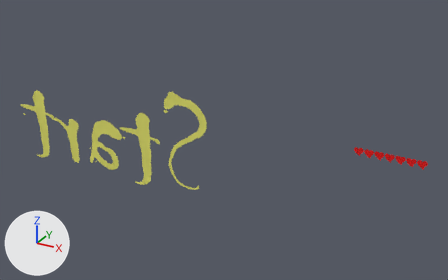
A saved change to the OBJ model Example Space Game/blends/Models/startText.obj.
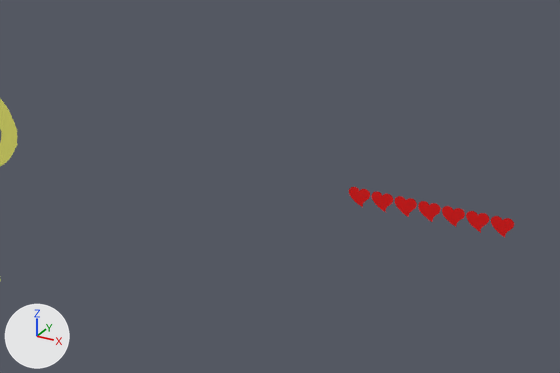
Each version is shown whole from a 50 mm lens placed at (1.401, -2.385, 1.534), pointed at (-0.139, 0.416, 0.134), then close up on the part from 44% to 100% of the width and 23% to 82% of the height. The lights are fixed; the arrows at lower left show +X, +Y and +Z. Where no turn or scale is listed for an object, it has been applied to the vertices.

In view in the first close-up: 'Heart.001', 'Heart.002', 'Heart.003', 'Heart.004', 'Heart.005', 'Heart.006', 'Heart.007', 'startText'.
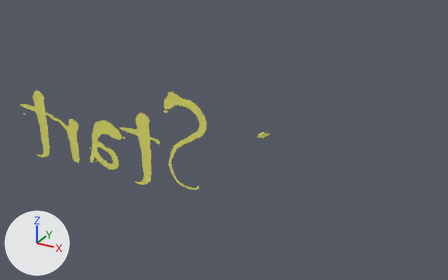
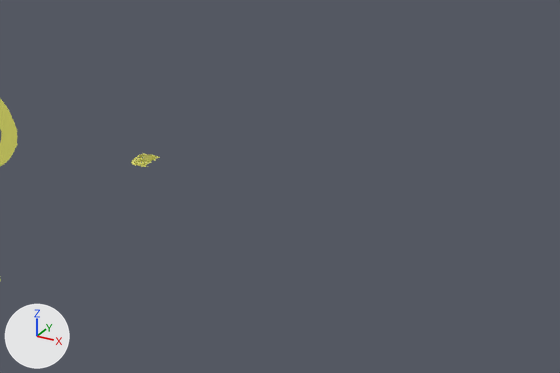
Location of each change, (x1, y1, x2, y2) in pixels of the close-ups (560 x 373 px):
'Heart.001', deleted: before (491, 216, 514, 237)
'Heart.002', deleted: before (466, 211, 489, 233)
'Heart.003', deleted: before (442, 206, 465, 227)
'Heart.004', deleted: before (418, 201, 441, 222)
'Heart.005', deleted: before (395, 196, 417, 217)
'Heart.006', deleted: before (372, 191, 393, 213)
'Heart.007', deleted: before (349, 187, 370, 208)
'eight', added: after (132, 154, 150, 167)
'nine', added: after (139, 154, 159, 167)
'three', added: after (134, 153, 160, 162)
'six', added: after (134, 156, 151, 166)
'four', added: after (135, 157, 151, 166)
'five', added: after (136, 155, 152, 167)
'two', added: after (135, 155, 154, 167)
'zero', added: after (131, 156, 153, 165)
'one', added: after (138, 154, 156, 166)

The change, as a diff of the scene's bpy script:
```diff
--- a/Example Space Game/blends/Models/startText.obj.py
+++ b/Example Space Game/blends/Models/startText.obj.py
@@ ob_heart_001 @@
-ob_heart_001 = bpy.data.objects.new('Heart.001', me_heart_001)
@@ ob_heart_002 @@
-ob_heart_002 = bpy.data.objects.new('Heart.002', me_heart_002)
@@ ob_heart_003 @@
-ob_heart_003 = bpy.data.objects.new('Heart.003', me_heart_003)
@@ ob_heart_004 @@
-ob_heart_004 = bpy.data.objects.new('Heart.004', me_heart_004)
@@ ob_heart_005 @@
-ob_heart_005 = bpy.data.objects.new('Heart.005', me_heart_005)
@@ ob_heart_006 @@
-ob_heart_006 = bpy.data.objects.new('Heart.006', me_heart_006)
@@ ob_heart_007 @@
-ob_heart_007 = bpy.data.objects.new('Heart.007', me_heart_007)
@@ ob_zero @@
+ob_zero = bpy.data.objects.new('zero', me_zero)  # 169 vertices, 163 faces; spans x -0.1369..-0.086, y 0.8209..0.9057, z 0.0; in mat_material_005 (yellow #e7e66e)
+ob_zero.location = (0.0, 0.0, 0.0)
@@ ob_two @@
+ob_two = bpy.data.objects.new('two', me_two)  # 148 vertices, 144 faces; spans x -0.1295..-0.0778, y 0.8222..0.9039, z 0.0; in mat_material_005 (yellow #e7e66e)
+ob_two.location = (0.0, 0.0, 0.0)
@@ ob_three @@
+ob_three = bpy.data.objects.new('three', me_three)  # 173 vertices, 171 faces; spans x -0.1319..-0.0774, y 0.8215..0.9076, z 0.0; in mat_material_005 (yellow #e7e66e)
+ob_three.location = (0.0, 0.0, 0.0)
@@ ob_six @@
+ob_six = bpy.data.objects.new('six', me_six)  # 144 vertices, 138 faces; spans x -0.1275..-0.0854, y 0.8239..0.9073, z 0.0; in mat_material_005 (yellow #e7e66e)
+ob_six.location = (0.0, 0.0, 0.0)
@@ ob_seven @@
+ob_seven = bpy.data.objects.new('seven', me_seven)  # 98 vertices, 96 faces; spans x -0.1321..-0.0794, y 0.8236..0.9039, z 0.0; in mat_material_005 (yellow #e7e66e)
+ob_seven.location = (0.0, 0.0, 0.0)
@@ ob_one @@
+ob_one = bpy.data.objects.new('one', me_one)  # 108 vertices, 104 faces; spans x -0.1122..-0.0797, y 0.8203..0.9113, z 0.0; in mat_material_005 (yellow #e7e66e)
+ob_one.location = (0.0, 0.0, 0.0)
@@ ob_nine @@
+ob_nine = bpy.data.objects.new('nine', me_nine)  # 160 vertices, 156 faces; spans x -0.1272..-0.0735, y 0.8177..0.9097, z 0.0; in mat_material_005 (yellow #e7e66e)
+ob_nine.location = (0.0, 0.0, 0.0)
@@ ob_four @@
+ob_four = bpy.data.objects.new('four', me_four)  # 171 vertices, 167 faces; spans x -0.1361..-0.0845, y 0.8175..0.9075, z 0.0; in mat_material_005 (yellow #e7e66e)
+ob_four.location = (0.0, 0.0, 0.0)
@@ ob_five @@
+ob_five = bpy.data.objects.new('five', me_five)  # 145 vertices, 141 faces; spans x -0.1369..-0.0854, y 0.8206..0.8992, z 0.0; in mat_material_005 (yellow #e7e66e)
+ob_five.location = (0.0, 0.0, 0.0)
@@ ob_eight @@
+ob_eight = bpy.data.objects.new('eight', me_eight)  # 242 vertices, 236 faces; spans x -0.1369..-0.0784, y 0.8262..0.9083, z 0.0; in mat_material_005 (yellow #e7e66e)
+ob_eight.location = (0.0, 0.0, 0.0)
```
